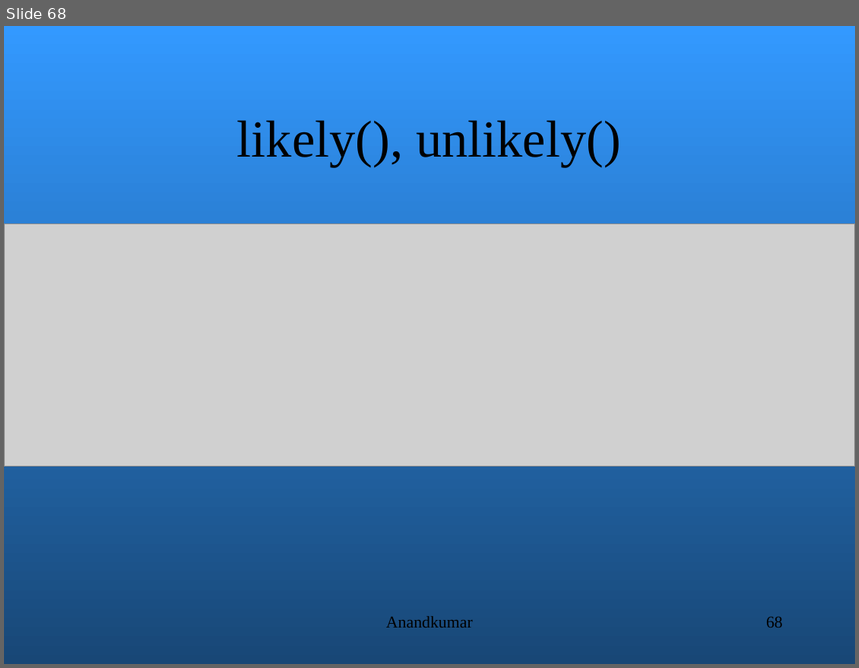
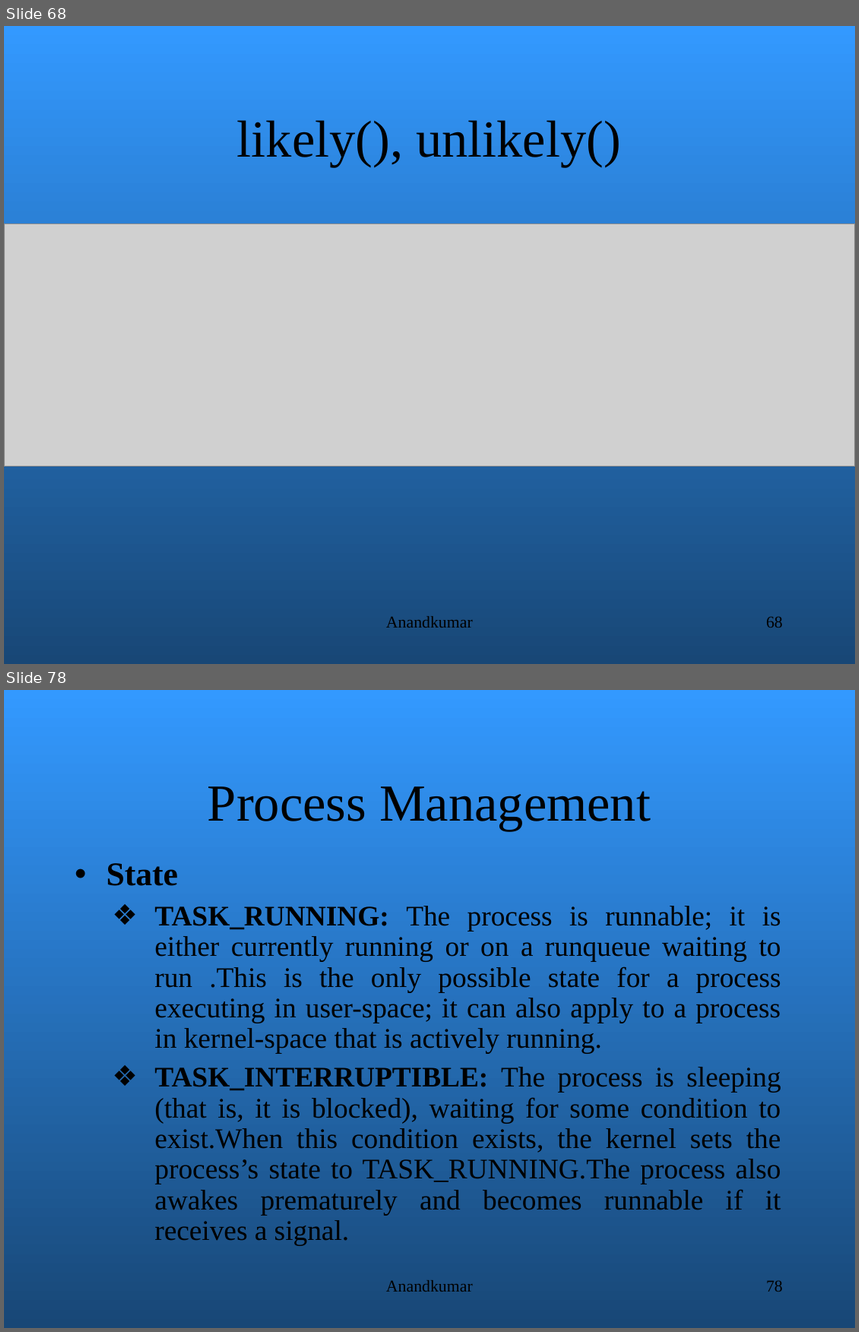
Before and after one commit to amitsagargowda/LinuxKernelDevelopment, a slide deck: Kernel_programming.ppt. Shown one above the other, each under a label of ours: slide 68 before the commit, slides 68 and 78 after it; the slides between them are not shown. The pictures are 859x668 and 859x1332 pixels, drawn with LibreOffice and Linux fonts; fonts in the diff are those of the drawing; grey boxes stand for pictures; background and template pictures are left out. Boxes give left, top, right and bottom in pixels: in the first picture for what was removed or moved away, otherwise in the second. Text is boxed around its words. In the diff, an @@ line names an element or a change of style, - is before the commit and + after.

```diff
--- a/Kernel_programming.ppt
+++ b/Kernel_programming.ppt
@@ slide 78 added at <box>4,690,855,1328</box>, background gradient #3399FF to #184776 @@
@@ text added at <box>208,787,651,831</box>, 44 pt, text #000000 @@
+Process Management
@@ text added at <box>107,863,781,1246</box>, 24 pt, text #000000 @@
+  • State
+    ❖ TASK_RUNNING: The process is runnable; it is either currently running or on a runqueue waiting to run .This is the only possible state for a process executing in user-space; it can also apply to a process in kernel-space that is actively running.
+    ❖ TASK_INTERRUPTIBLE: The process is sleeping (that is, it is blocked), waiting for some condition to exist.When this condition exists, the kernel sets the process’s state to TASK_RUNNING.The process also awakes prematurely and becomes runnable if it receives a signal.
@@ text added at <box>386,1281,473,1292</box>, 14 pt, text #000000 @@
+Anandkumar
@@ page number added at <box>766,1281,783,1292</box>, 14 pt, text #000000 @@
+78
```
Also in this commit, not shown: 20 slides changed, 19 other slides added, 2 other files.
